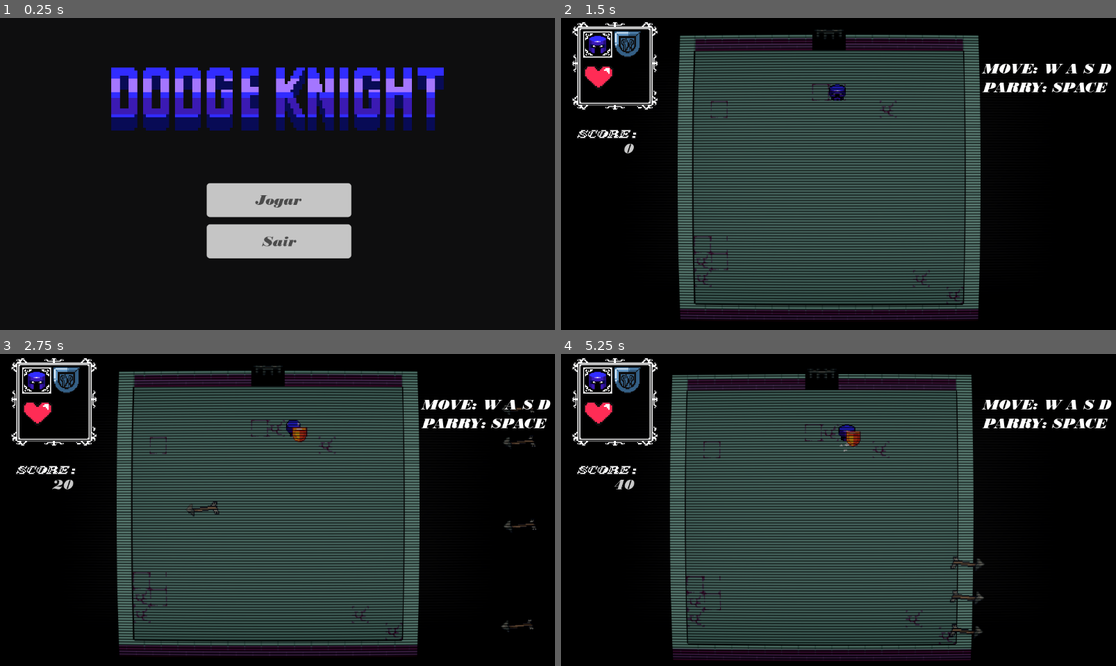
Above: before the commit, frames 1-4 (two rows, left to right).
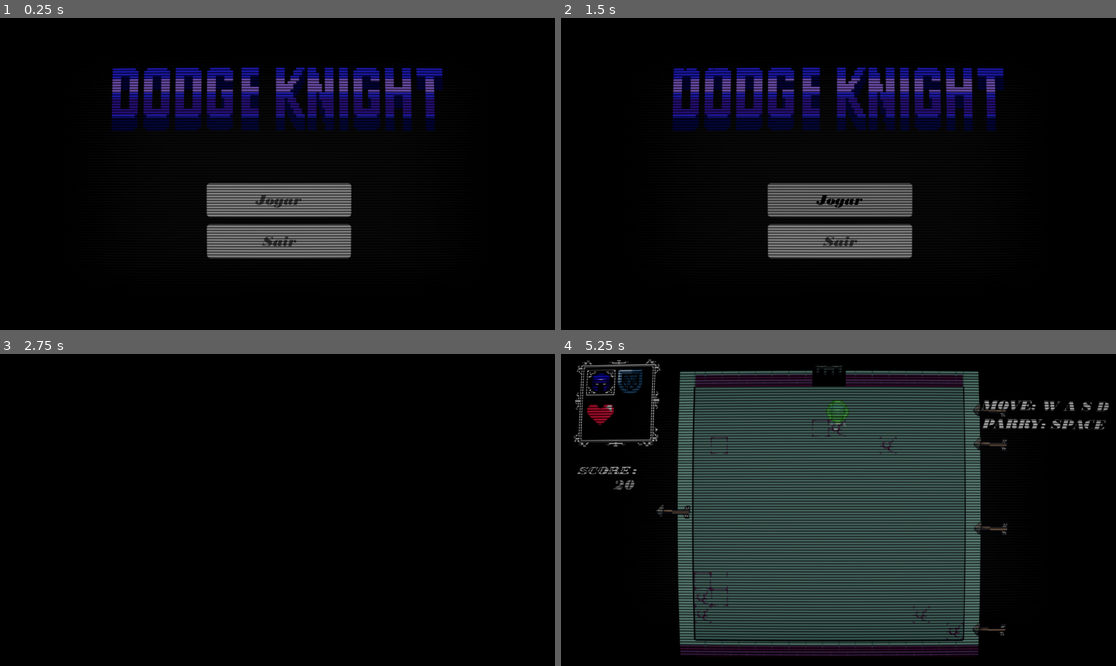
Above: after the commit, the same moments.

Repository: rddtz/gamejamplus
Game: Godot game, scene res://scenes/menu_principal.tscn
The game is run twice, just before and just after one commit, with the same random seed, the same clock (stepped at 60 frames per second) and the same inputs. This scene is started directly instead of the project's main scene.
Inputs (mouse positions are in pixels of both pictures, inside the frame that each line leads up to):
- Up to frame 1 (0.25 s): no input
- Up to frame 2 (1.5 s): click "Jogar" at 0.5 s; click (838, 198) at 1.25 s, where only the run after the commit has a clickable "Jogar"
- Up to frame 3 (2.75 s): hold Right (RIGHT) from 2.03 s (still down); hold Space (parry_block) from 2.03 s (still down)
- Up to frame 4 (5.25 s): release Right (RIGHT) at 2.78 s; release Space (parry_block) at 2.78 s; hold S (DOWN) 2.78-3.53 s; tap Space (parry_block) at 2.85, 4.35 s; hold Right (RIGHT) 3.53-4.28 s; hold Space (parry_block) 3.53-4.28 s; hold W (UP) 4.28-5.03 s; hold A (LEFT) from 5.03 s (still down); hold Space (parry_block) from 5.03 s (still down)

The runs differ from the first frame. In frame 1, 14% of the frame differs, in the area x 20-80%, y 15-78%; in frame 2, 50%; in frame 3, 51%, in the area x 2-100%, y 1-97%; in frame 4, 11%.

Commit message:
morte e tentei fazer o escudo

Diff:
--- a/plus/leaderboard.csv
+++ b/plus/leaderboard.csv
@@ -5,3 +5,4 @@
 QUI,100
 SET,189
 ajk,178
+iui,20
--- a/plus/project.godot
+++ b/plus/project.godot
@@ -18,6 +18,8 @@
 
 Global="*res://scripts/global.gd"
 Music="res://scenes/music.tscn"
+Transition="*res://scenes/transition.tscn"
+Crt="*res://scenes/crt.tscn"
 
 [input]
 
--- a/plus/scenes/crt.tscn
+++ b/plus/scenes/crt.tscn
@@ -10,6 +10,7 @@
 center_offset = Vector3(640, 360, 0)
 
 [node name="CRT" type="CanvasLayer"]
+layer = 2
 
 [node name="MeshInstance2D" type="MeshInstance2D" parent="."]
 material = SubResource("ShaderMaterial_ecdbo")
--- a/plus/scenes/main.tscn
+++ b/plus/scenes/main.tscn
@@ -1,9 +1,8 @@
-[gd_scene load_steps=17 format=3 uid="uid://c62vvxatsst46"]
+[gd_scene load_steps=16 format=3 uid="uid://c62vvxatsst46"]
 
 [ext_resource type="PackedScene" uid="uid://bqqfwtxj0i78a" path="res://scenes/mapa_exemplo.tscn" id="1_dnd6x"]
 [ext_resource type="PackedScene" uid="uid://cuxa2y5u7l0y2" path="res://scenes/player.tscn" id="2_1m067"]
 [ext_resource type="PackedScene" uid="uid://dd5cfxjs31fh6" path="res://scenes/menu_pause.tscn" id="3_dm2on"]
-[ext_resource type="PackedScene" uid="uid://dmw2g5mla1o18" path="res://scenes/crt.tscn" id="4_na3c3"]
 [ext_resource type="PackedScene" uid="uid://cxy7ohkpuha2b" path="res://scenes/screenshake.tscn" id="6_s0a3e"]
 [ext_resource type="PackedScene" uid="uid://t70qa33oqefg" path="res://scenes/spawner_direita.tscn" id="7_ey8y3"]
 [ext_resource type="PackedScene" uid="uid://dmweoq67j5fjq" path="res://scenes/portao.tscn" id="8_572wc"]
@@ -35,8 +34,6 @@
 offset_top = 849.0
 offset_right = 367.0
 offset_bottom = 849.0
-
-[node name="CRT" parent="." instance=ExtResource("4_na3c3")]
 
 [node name="CanvasLayer" parent="." instance=ExtResource("14_sfs7t")]
 
--- a/plus/scenes/player.tscn
+++ b/plus/scenes/player.tscn
@@ -1,10 +1,12 @@
-[gd_scene load_steps=31 format=3 uid="uid://cuxa2y5u7l0y2"]
+[gd_scene load_steps=44 format=3 uid="uid://cuxa2y5u7l0y2"]
 
 [ext_resource type="Script" path="res://scripts/player.gd" id="1_pix2n"]
 [ext_resource type="Shader" path="res://shaders/blink_shader.gdshader" id="2_jhh6m"]
 [ext_resource type="Texture2D" uid="uid://bs6s1tad8j0x3" path="res://assets/Dodge_knight.png" id="2_r61ls"]
 [ext_resource type="Texture2D" uid="uid://dxqketygi0qsh" path="res://assets/shining_animation.png" id="4_2x0fn"]
+[ext_resource type="Texture2D" uid="uid://daopylql2xeoj" path="res://assets/Knight_death-Sheet.png" id="4_hlwls"]
 [ext_resource type="Texture2D" uid="uid://cerb1bxgutxov" path="res://assets/Parry_animation.png" id="4_kyw13"]
+[ext_resource type="Texture2D" uid="uid://bj7t8xn0bqyo6" path="res://assets/barreira.png" id="5_jbw1y"]
 [ext_resource type="AudioStream" uid="uid://bf5tdkwon6qs6" path="res://assets/sons/magias/block.mp3" id="6_76o6w"]
 [ext_resource type="AudioStream" uid="uid://b4ambc0jhyqbt" path="res://assets/sons/magias/parry.mp3" id="7_o14sv"]
 
@@ -17,6 +19,34 @@
 atlas = ExtResource("2_r61ls")
 region = Rect2(16, 0, 16, 16)
 
+[sub_resource type="AtlasTexture" id="AtlasTexture_obkdf"]
+atlas = ExtResource("4_hlwls")
+region = Rect2(16, 0, 16, 32)
+
+[sub_resource type="AtlasTexture" id="AtlasTexture_7ogvt"]
+atlas = ExtResource("4_hlwls")
+region = Rect2(32, 0, 16, 32)
+
+[sub_resource type="AtlasTexture" id="AtlasTexture_p08ay"]
+atlas = ExtResource("4_hlwls")
+region = Rect2(48, 0, 16, 32)
+
+[sub_resource type="AtlasTexture" id="AtlasTexture_qe7ed"]
+atlas = ExtResource("4_hlwls")
+region = Rect2(64, 0, 16, 32)
+
+[sub_resource type="AtlasTexture" id="AtlasTexture_c8t6v"]
+atlas = ExtResource("4_hlwls")
+region = Rect2(80, 0, 16, 32)
+
+[sub_resource type="AtlasTexture" id="AtlasTexture_mptif"]
+atlas = ExtResource("4_hlwls")
+region = Rect2(96, 0, 16, 32)
+
+[sub_resource type="AtlasTexture" id="AtlasTexture_a83ix"]
+atlas = ExtResource("4_hlwls")
+region = Rect2(112, 0, 16, 32)
+
 [sub_resource type="AtlasTexture" id="AtlasTexture_mskja"]
 atlas = ExtResource("2_r61ls")
 region = Rect2(32, 0, 16, 16)
@@ -37,6 +67,71 @@
 }, {
 "frames": [{
 "duration": 1.0,
+"texture": SubResource("AtlasTexture_obkdf")
+}, {
+"duration": 1.0,
+"texture": SubResource("AtlasTexture_7ogvt")
+}, {
+"duration": 1.0,
+"texture": SubResource("AtlasTexture_p08ay")
+}, {
+"duration": 1.0,
+"texture": SubResource("AtlasTexture_qe7ed")
+}, {
+"duration": 1.0,
+"texture": SubResource("AtlasTexture_c8t6v")
+}, {
+"duration": 1.0,
+"texture": SubResource("AtlasTexture_mptif")
+}, {
+"duration": 1.0,
+"texture": SubResource("AtlasTexture_a83ix")
+}, {
+"duration": 1.0,
+"texture": SubResource("AtlasTexture_a83ix")
+}, {
+"duration": 1.0,
+"texture": SubResource("AtlasTexture_a83ix")
+}, {
+"duration": 1.0,
+"texture": SubResource("AtlasTexture_a83ix")
+}, {
+"duration": 1.0,
+"texture": SubResource("AtlasTexture_a83ix")
+}, {
+"duration": 1.0,
+"texture": SubResource("AtlasTexture_a83ix")
+}, {
+"duration": 1.0,
+"texture": SubResource("AtlasTexture_a83ix")
+}, {
+"duration": 1.0,
+"texture": SubResource("AtlasTexture_a83ix")
+}, {
+"duration": 1.0,
+"texture": SubResource("AtlasTexture_a83ix")
+}, {
+"duration": 1.0,
+"texture": SubResource("AtlasTexture_a83ix")
+}, {
+"duration": 1.0,
+"texture": SubResource("AtlasTexture_a83ix")
+}, {
+"duration": 1.0,
+"texture": SubResource("AtlasTexture_a83ix")
+}, {
+"duration": 1.0,
+"texture": SubResource("AtlasTexture_a83ix")
+}, {
+"duration": 1.0,
+"texture": SubResource("AtlasTexture_a83ix")
+}],
+"loop": false,
+"name": &"morte",
+"speed": 10.0
+}, {
+"frames": [{
+"duration": 1.0,
 "texture": SubResource("AtlasTexture_mskja")
 }],
 "loop": true,
@@ -58,9 +153,14 @@
 [sub_resource type="RectangleShape2D" id="RectangleShape2D_seueo"]
 size = Vector2(12, 12)
 
-[sub_resource type="AtlasTexture" id="AtlasTexture_axvx5"]
-atlas = ExtResource("4_kyw13")
-region = Rect2(0, 0, 16, 16)
+[sub_resource type="ShaderMaterial" id="ShaderMaterial_uow44"]
+shader = ExtResource("2_jhh6m")
+shader_parameter/blink_color = Color(1, 1, 1, 1)
+shader_parameter/blink_intensity = 0.0
+
+[sub_resource type="AtlasTexture" id="AtlasTexture_u10c5"]
+atlas = ExtResource("5_jbw1y")
+region = Rect2(0, 0, 22, 22)
 
 [sub_resource type="AtlasTexture" id="AtlasTexture_ewpof"]
 atlas = ExtResource("4_kyw13")
@@ -94,7 +194,7 @@
 }, {
 "frames": [{
 "duration": 1.0,
-"texture": SubResource("AtlasTexture_axvx5")
+"texture": SubResource("AtlasTexture_u10c5")
 }],
 "loop": true,
 "name": &"shield_front",
@@ -120,6 +220,42 @@
 "name": &"sucess_parry",
 "speed": 5.0
 }]
+
+[sub_resource type="Animation" id="Animation_wqdnb"]
+resource_name = "sucess_parry"
+tracks/0/type = "value"
+tracks/0/imported = false
+tracks/0/enabled = true
+tracks/0/path = NodePath(".:material:shader_parameter/blink_intensity")
+tracks/0/interp = 1
+tracks/0/loop_wrap = true
+tracks/0/keys = {
+"times": PackedFloat32Array(0, 0.5),
+"transitions": PackedFloat32Array(1, 1),
+"update": 0,
+"values": [1.0, 0.0]
+}
+
+[sub_resource type="Animation" id="Animation_fyi7f"]
+length = 0.001
+tracks/0/type = "value"
+tracks/0/imported = false
+tracks/0/enabled = true
+tracks/0/path = NodePath(".:material:shader_parameter/blink_intensity")
+tracks/0/interp = 1
+tracks/0/loop_wrap = true
+tracks/0/keys = {
+"times": PackedFloat32Array(0),
+"transitions": PackedFloat32Array(1),
+"update": 0,
+"values": [0.0]
+}
+
+[sub_resource type="AnimationLibrary" id="AnimationLibrary_yor26"]
+_data = {
+"RESET": SubResource("Animation_fyi7f"),
+"sucess_parry": SubResource("Animation_wqdnb")
+}
 
 [sub_resource type="AtlasTexture" id="AtlasTexture_bgdhx"]
 atlas = ExtResource("4_2x0fn")
@@ -167,9 +303,9 @@
 "duration": 1.0,
 "texture": SubResource("AtlasTexture_0obsl")
 }],
-"loop": true,
+"loop": false,
 "name": &"sucess_parry",
-"speed": 5.0
+"speed": 15.0
 }]
 
 [sub_resource type="Animation" id="Animation_3htlk"]
@@ -234,15 +370,19 @@
 shape = SubResource("RectangleShape2D_seueo")
 
 [node name="Escudo" type="AnimatedSprite2D" parent="."]
-position = Vector2(6, 6)
+material = SubResource("ShaderMaterial_uow44")
 sprite_frames = SubResource("SpriteFrames_u6gmb")
 animation = &"shield_front"
-autoplay = "sucess_parry"
+
+[node name="AnimationShield" type="AnimationPlayer" parent="Escudo"]
+libraries = {
+"": SubResource("AnimationLibrary_yor26")
+}
 
 [node name="brilho" type="AnimatedSprite2D" parent="."]
 position = Vector2(0, 4)
 sprite_frames = SubResource("SpriteFrames_mp70i")
-animation = &"null"
+animation = &"sucess_parry"
 autoplay = "null"
 
 [node name="AnimationPlayer" type="AnimationPlayer" parent="."]
@@ -256,4 +396,5 @@
 [node name="parrySound" type="AudioStreamPlayer2D" parent="."]
 stream = ExtResource("7_o14sv")
 
+[connection signal="animation_finished" from="AnimatedSprite2D" to="." method="_on_animated_sprite_2d_animation_finished"]
 [connection signal="area_entered" from="Dano" to="." method="_on_dano_area_entered"]
--- /dev/null
+++ b/plus/scenes/transition.tscn
@@ -0,0 +1,78 @@
+[gd_scene load_steps=7 format=3 uid="uid://c3o4tyjmksugc"]
+
+[ext_resource type="Script" path="res://scripts/transition.gd" id="1_bkfwh"]
+[ext_resource type="Shader" path="res://shaders/transition.gdshader" id="1_jncb1"]
+
+[sub_resource type="ShaderMaterial" id="ShaderMaterial_to1rm"]
+shader = ExtResource("1_jncb1")
+shader_parameter/progress = 0.0
+shader_parameter/pixel_size = 30.0
+
+[sub_resource type="Animation" id="Animation_62yt5"]
+resource_name = "transition"
+length = 2.5
+tracks/0/type = "value"
+tracks/0/imported = false
+tracks/0/enabled = true
+tracks/0/path = NodePath("ColorRect:material:shader_parameter/progress")
+tracks/0/interp = 1
+tracks/0/loop_wrap = true
+tracks/0/keys = {
+"times": PackedFloat32Array(0, 1, 1.5, 2.23333),
+"transitions": PackedFloat32Array(1, 1, 1, 1),
+"update": 0,
+"values": [0.0, 0.75, 0.75, 0.0]
+}
+tracks/1/type = "method"
+tracks/1/imported = false
+tracks/1/enabled = true
+tracks/1/path = NodePath(".")
+tracks/1/interp = 1
+tracks/1/loop_wrap = true
+tracks/1/keys = {
+"times": PackedFloat32Array(1.46667),
+"transitions": PackedFloat32Array(1),
+"values": [{
+"args": [],
+"method": &"change_scene"
+}]
+}
+
+[sub_resource type="Animation" id="Animation_co5ij"]
+length = 0.001
+tracks/0/type = "value"
+tracks/0/imported = false
+tracks/0/enabled = true
+tracks/0/path = NodePath("ColorRect:material:shader_parameter/progress")
+tracks/0/interp = 1
+tracks/0/loop_wrap = true
+tracks/0/keys = {
+"times": PackedFloat32Array(0),
+"transitions": PackedFloat32Array(1),
+"update": 0,
+"values": [0.0]
+}
+
+[sub_resource type="AnimationLibrary" id="AnimationLibrary_q3o8s"]
+_data = {
+"RESET": SubResource("Animation_co5ij"),
+"transition": SubResource("Animation_62yt5")
+}
+
+[node name="Transition" type="CanvasLayer"]
+script = ExtResource("1_bkfwh")
+
+[node name="ColorRect" type="ColorRect" parent="."]
+material = SubResource("ShaderMaterial_to1rm")
+anchors_preset = 15
+anchor_right = 1.0
+anchor_bottom = 1.0
+grow_horizontal = 2
+grow_vertical = 2
+mouse_filter = 2
+color = Color(0, 0, 0, 1)
+
+[node name="AnimationPlayer" type="AnimationPlayer" parent="."]
+libraries = {
+"": SubResource("AnimationLibrary_q3o8s")
+}
--- a/plus/scripts/global.gd
+++ b/plus/scripts/global.gd
@@ -33,3 +33,7 @@
 		var particle = particles.instantiate()
 		particle.position = Vector2(x + x_temp, y + y_temp)
 		get_tree().current_scene.add_child(particle, true)
+
+
+func call_transition(scene : String):
+	Transition.fade_in(scene)
--- a/plus/scripts/menu_principal.gd
+++ b/plus/scripts/menu_principal.gd
@@ -4,7 +4,8 @@
 
 
 func _on_jogar_pressed() -> void:
-	get_tree().change_scene_to_file("res://scenes/main.tscn")
+	#get_tree().change_scene_to_file("res://scenes/main.tscn")
+	Global.call_transition("res://scenes/main.tscn")
 
 
 
--- a/plus/scripts/player.gd
+++ b/plus/scripts/player.gd
@@ -14,6 +14,7 @@
 @onready var brilho: AnimatedSprite2D = $brilho
 @onready var animation_player: AnimationPlayer = $AnimationPlayer
 
+@onready var escudo_animation: AnimationPlayer = $Escudo/AnimationShield
 
 var last = ""
 
@@ -34,6 +35,11 @@
 
 var shadow_scene := preload("res://scenes/player_shadow.tscn")
 var smoke_scene := preload("res://scenes/smoke.tscn")
+
+var morto := false
+
+func _ready() -> void:
+	animation_player.play("RESET")
 
 func move_false():
 	moving = false
@@ -57,108 +63,122 @@
 func _physics_process(delta: float) -> void:
 	# Add the gravity.
 
-	if time_mov > 0:
-		time_mov -= delta
+	if !morto:
+		if time_mov > 0:
+			time_mov -= delta
 
-	if !defendendo:
-		if (Input.is_action_pressed("LEFT") and !time_mov):
-			rayan.target_position = Vector2(-16,0)
-			animation.flip_h = true
-			animation.play("side")
-			last = "side"
-			move()
-		if Input.is_action_pressed("RIGHT") and !time_mov:
-			rayan.target_position = Vector2(16,0)
-			animation.flip_h = false
-			animation.play("side")
-			last = "side"
-			move()
-		if (Input.is_action_pressed("UP") and !time_mov):
-			rayan.target_position = Vector2(0,-16)
-			animation.play("up")
-			last = "up"
-			move()
-		if (Input.is_action_pressed("DOWN") and !time_mov):
-			rayan.target_position = Vector2(0,16)
-			last = "down"
-			animation.play("down")
-			move()
+		if !defendendo:
+			if (Input.is_action_pressed("LEFT") and !time_mov):
+				rayan.target_position = Vector2(-16,0)
+				animation.flip_h = true
+				animation.play("side")
+				last = "side"
+				move()
+			if Input.is_action_pressed("RIGHT") and !time_mov:
+				rayan.target_position = Vector2(16,0)
+				animation.flip_h = false
+				animation.play("side")
+				last = "side"
+				move()
+			if (Input.is_action_pressed("UP") and !time_mov):
+				rayan.target_position = Vector2(0,-16)
+				animation.play("up")
+				last = "up"
+				move()
+			if (Input.is_action_pressed("DOWN") and !time_mov):
+				rayan.target_position = Vector2(0,16)
+				last = "down"
+				animation.play("down")
+				move()
 
-	if Input.is_action_just_pressed("parry_block"):
-		clicou = true
+		if Input.is_action_just_pressed("parry_block"):
+			clicou = true
 
-	if Input.is_action_pressed("parry_block") && clicou && player_has_shield:
-		if !defendendo:
-			parry_timer = PTIME
-			defendendo = true
-	else:
-		defendendo = false
+		if Input.is_action_pressed("parry_block") && clicou && player_has_shield:
+			if !defendendo:
+				parry_timer = PTIME
+				defendendo = true
+		else:
+			defendendo = false
 
-	if defendendo:
-		escudo.play("shield_front")
-		brilho.play("null")
-	elif foi_parry > 0:
-		escudo.play("sucess_parry")
-		brilho.play("sucess_parry")
-	else:
-		escudo.play("null")
-		brilho.play("null")
+		if defendendo:
+			escudo.play("shield_front")
+			brilho.play("null")
+		elif foi_parry > 0:
+			pass
+		else:
+			escudo.play("null")
+			brilho.play("null")
 
-	if parry_timer > 0:
-		parry_timer -= delta
+		if parry_timer > 0:
+			parry_timer -= delta
 
-	if foi_parry > 0:
-		foi_parry -= delta
+		if foi_parry > 0:
+			foi_parry -= delta
 
-	if timer_shield > 0:
-		timer_shield -= delta
-	else:
-		player_has_shield = true
-		Global.quebrado = false
+		if timer_shield > 0:
+			timer_shield -= delta
+		else:
+			player_has_shield = true
+			Global.quebrado = false
 
 
-	if moving:
-		var shadow := shadow_scene.instantiate()
-		shadow.position = position
-		shadow.player = self
-		get_tree().current_scene.add_child(shadow, true)
+		if moving:
+			var shadow := shadow_scene.instantiate()
+			shadow.position = position
+			shadow.player = self
+			get_tree().current_scene.add_child(shadow, true)
+	else:
+		morte()
 
 func _on_dano_area_entered(area: Area2D) -> void:
 
-	if area.id == "Flecha":
-		area.destroy_player()
+	if !morto:
+		if area.id == "Flecha":
+			area.destroy_player()
 
-	if defendendo && parry_timer > 0:
-		print("parry")
-		Global.score += 100
-		foi_parry = 1
-		defendendo = false
-		player_has_shield = false
-		parry_part()
-		clicou = false
-		animation_player.stop()
-		animation_player.play("parry")
-		return
-	elif defendendo:
-		defendendo = false
-		print("block")
-		player_has_shield = false
-		Global.screen_shake(3.0)
-		Global.quebrado = true
-		timer_shield = STIME
-		clicou = false
-		return
-	else:
-		#pass
-		#if area.id == "Flecha":
-		#	area.destroy_player()
-		Global.score = 0
-		get_tree().reload_current_scene()
-
+		if defendendo && parry_timer > 0:
+			print("parry")
+			Global.score += 100
+			foi_parry = 1
+			defendendo = false
+			player_has_shield = false
+			parry_part()
+			clicou = false
+			escudo_animation.stop()
+			escudo_animation.play("sucess_parry")
+			animation_player.stop()
+			animation_player.play("parry")
+			brilho.play("sucess_parry")
+			return
+		elif defendendo:
+			defendendo = false
+			print("block")
+			player_has_shield = false
+			Global.screen_shake(5.0)
+			Global.quebrado = true
+			timer_shield = STIME
+			clicou = false
+			return
+		else:
+			#Global.score = 0
+			Global.screen_shake(25.0)
+			escudo.play("null")
+			morto = true
 func _input(event: InputEvent) -> void:
 	pass
 
 func parry_part():
 	Global.create_particles(particle_parry, 20, 30, position.x, position.y, 0, 0, 0, 0)
 
+func morte():
+	if animation.animation != "morte":
+		animation.play("morte")
+
+
 	#get_tree().reload_current_scene()
+
+
+func _on_animated_sprite_2d_animation_finished() -> void:
+	if animation.animation == "morte":
+		Global.call_transition("res://scenes/final.tscn")
--- /dev/null
+++ b/plus/scripts/transition.gd
@@ -0,0 +1,22 @@
+extends CanvasLayer
+
+@export var next_scene : String
+@onready var animation_player: AnimationPlayer = $AnimationPlayer
+
+# Called when the node enters the scene tree for the first time.
+func _ready() -> void:
+	pass # Replace with function body.
+
+
+# Called every frame. 'delta' is the elapsed time since the previous frame.
+func _process(delta: float) -> void:
+	pass
+
+func fade_in(next : String):
+	next_scene = next
+	#reset_scene = reset
+	animation_player.stop()
+	animation_player.play("transition")
+
+func change_scene():
+		get_tree().change_scene_to_file(next_scene)
--- /dev/null
+++ b/plus/shaders/transition.gdshader
@@ -0,0 +1,21 @@
+shader_type canvas_item;
+
+uniform float progress : hint_range(0,1);
+uniform float pixel_size = 15.0;
+
+
+
+void fragment()
+{
+	//Tipo Diamante Pixel
+	float xFraction = fract(FRAGCOORD.x / pixel_size);
+	float yFraction = fract(FRAGCOORD.y / pixel_size);
+
+	float xDistance = abs(xFraction - 0.5);
+	float yDistance = abs(yFraction - 0.5);
+
+	if (xDistance + yDistance + UV.x + UV.y > progress * 4.0)
+	{
+		discard;
+	}
+}
Binary file added: plus/assets/Knight_death-Sheet.png
Not shown, added: plus/assets/Knight_death-Sheet.png.import
Binary file added: plus/assets/barreira.png
Not shown, added: plus/assets/barreira.png.import
Binary file added: plus/assets/morte.png
Not shown, added: plus/assets/morte.png.import
Binary file changed: plus/leaderboard.40.translation
Not shown: 1 places in plus/scenes/main.tscn that only renumber resources
